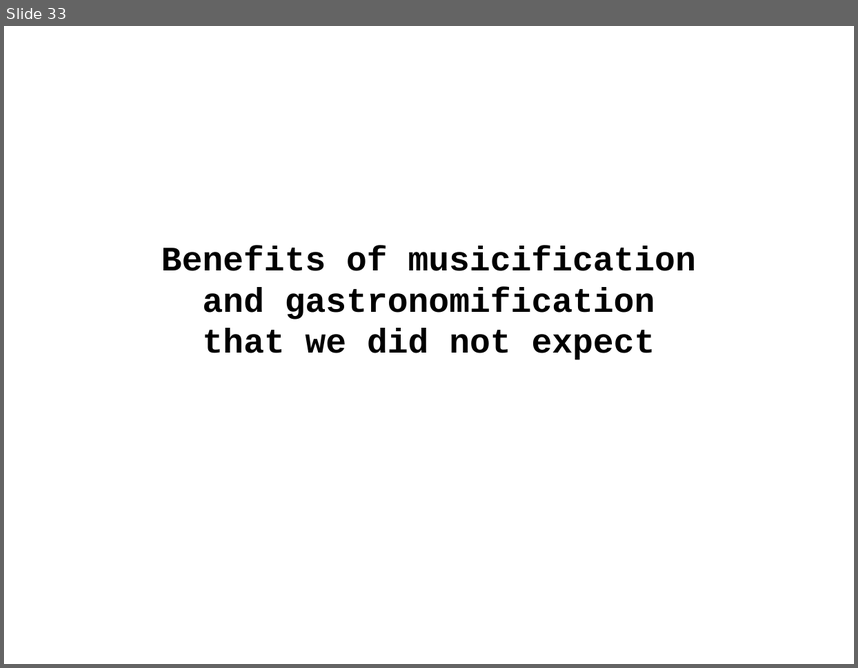
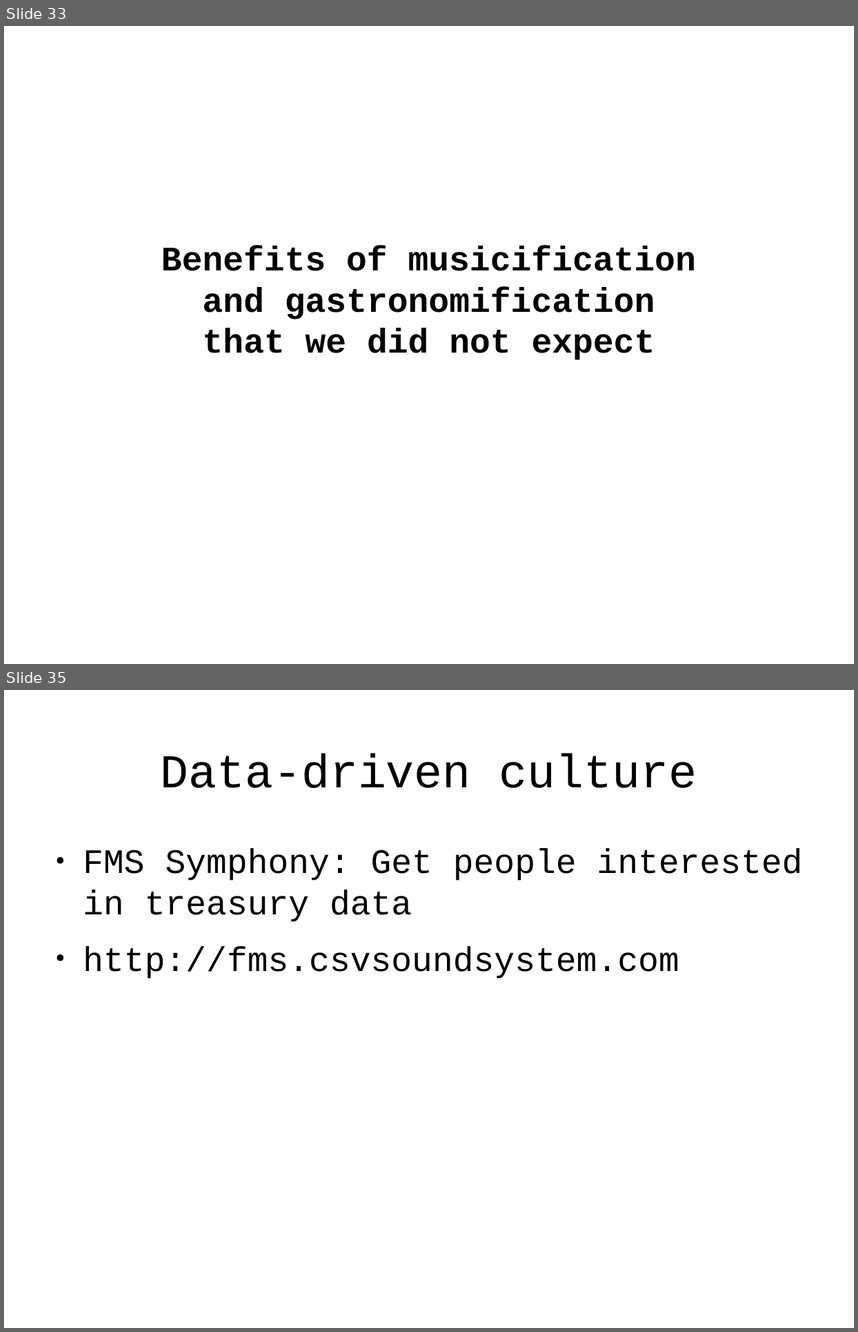
Before and after one commit to tlevine/gastronomification-big-data-talk, a slide deck: big-senses.odp. Shown one above the other, each under a label of ours: slide 33 before the commit, slides 33 and 35 after it; the slides between them are not shown. The pictures are 858x668 and 858x1332 pixels, drawn with LibreOffice and Linux fonts; fonts in the diff are those of the drawing; background and template pictures are left out. Boxes give left, top, right and bottom in pixels: in the first picture for what was removed or moved away, otherwise in the second. Text is boxed around its words. In the diff, an @@ line names an element or a change of style, - is before the commit and + after.

```diff
--- a/big-senses.odp
+++ b/big-senses.odp
@@ slide 35 added at [4, 690, 854, 1328], background #FFFFFF @@
@@ title added at [160, 753, 697, 788], 44 pt, text #000000 @@
+Data-driven culture
@@ text added at [83, 849, 802, 978], 32 pt, text #000000 @@
+● FMS Symphony: Get people interested in treasury data
+● http://fms.csvsoundsystem.com
```
Also in this commit, not shown: 4 slides changed, 3 other slides added, 3 slides removed.
